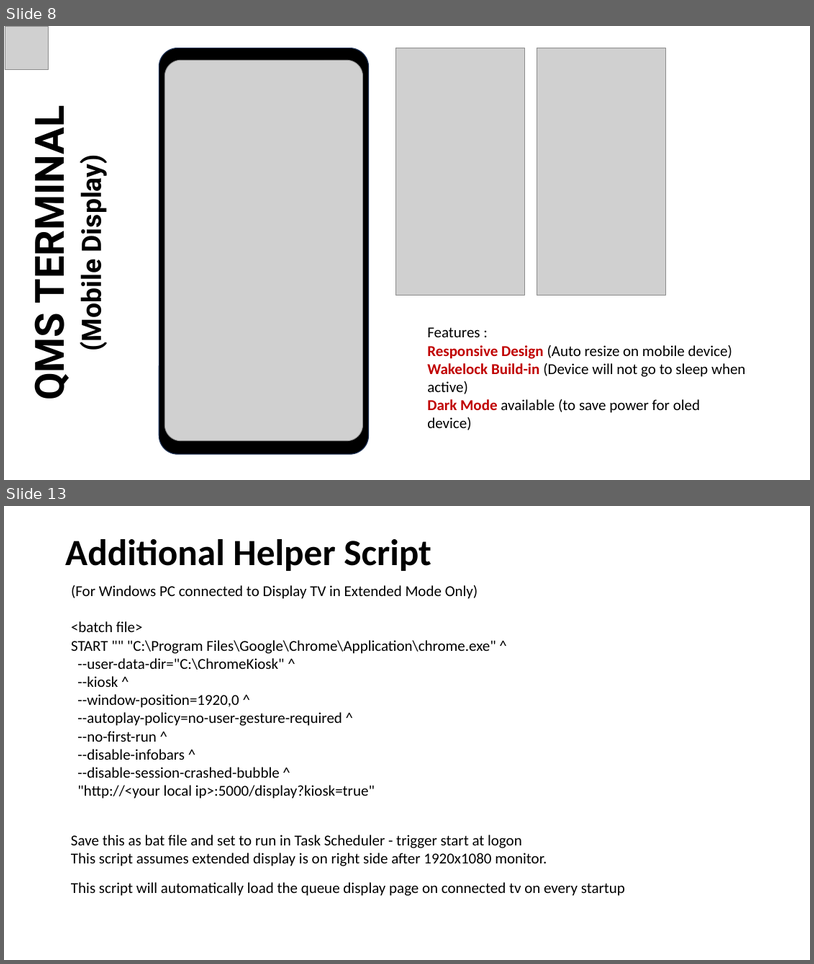
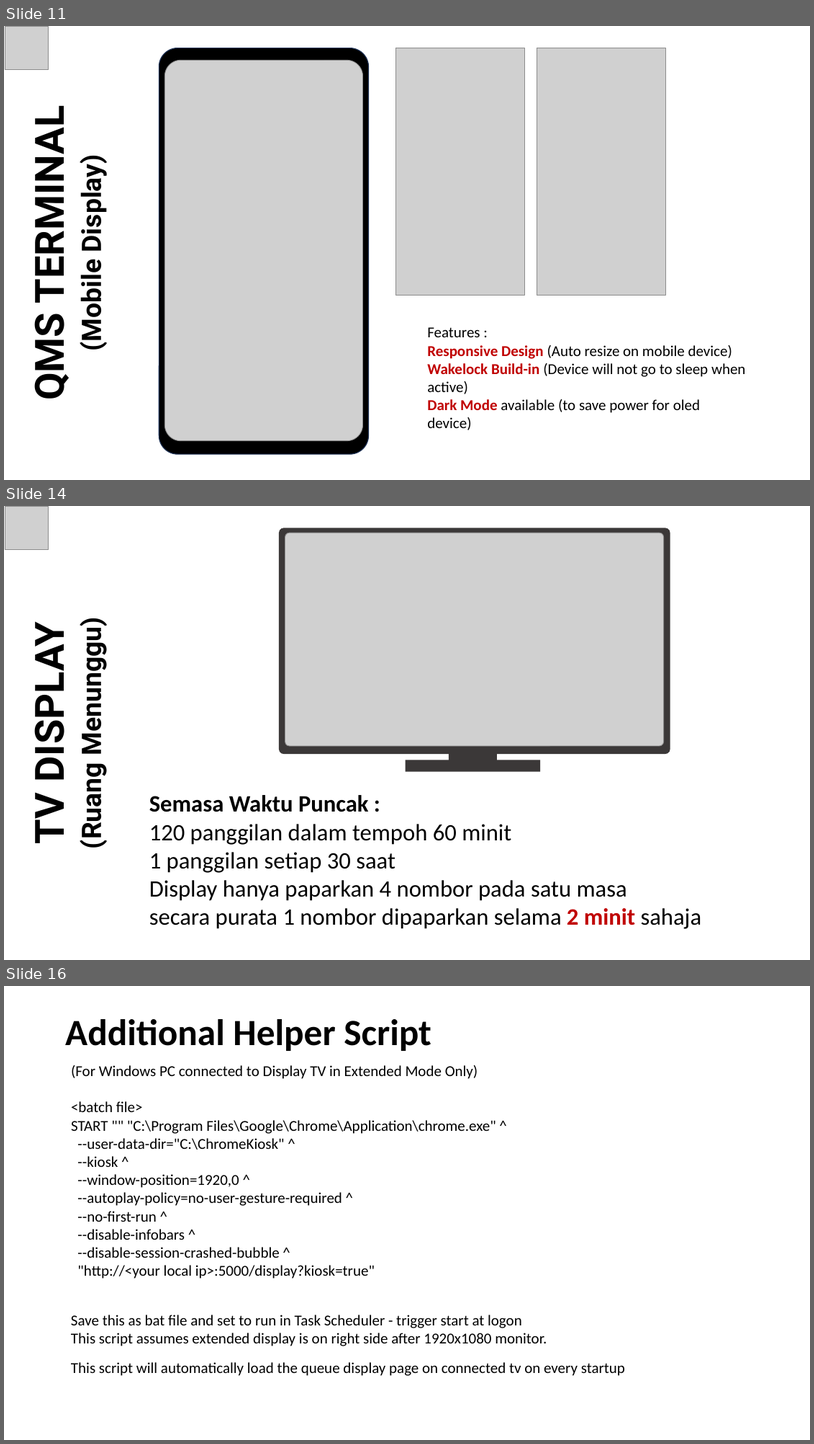
Before and after one commit to pfredz-hsgt/qms-opd, a slide deck: docs/qms-slide/QMS_Slide.pptx. Shown one above the other, each under a label of ours: slides 8 and 13 before the commit, slides 11, 14 and 16 after it; the slides between them are not shown. The pictures are 814x964 and 814x1444 pixels, drawn with LibreOffice and Linux fonts; fonts in the diff are those of the drawing; grey boxes stand for pictures. Boxes give left, top, right and bottom in pixels: in the first picture for what was removed or moved away, otherwise in the second. Text is boxed around its words. In the diff, an @@ line names an element or a change of style, - is before the commit and + after.

```diff
--- a/docs/qms-slide/QMS_Slide.pptx
+++ b/docs/qms-slide/QMS_Slide.pptx
@@ slide 14 added at [4,506,810,960], background #FFFFFF @@
@@ picture added at [5,506,48,549] @@
@@ group added at [279,528,671,772]: 2 rectangles, 1 rounded rectangle, 1 picture @@
@@ text added at [73,631,108,846], 32 pt, text #000000, bold @@
+(Ruang Menunggu)
@@ text added at [22,638,75,842], 48 pt, text #000000, bold @@
+TV DISPLAY
@@ text added at [149,795,702,929], 28 pt, text #000000 @@
+Semasa Waktu Puncak :
+120 panggilan dalam tempoh 60 minit
+1 panggilan setiap 30 saat
+Display hanya paparkan 4 nombor pada satu masa
+secara purata 1 nombor dipaparkan selama 2 minit sahaja
@@ what was slide 8 is now slide 11 @@
@@ what was slide 13 is now slide 16 @@
```
Also in this commit, not shown: 8 slides changed, 4 other slides added, 1 slide removed, 4 other files.
